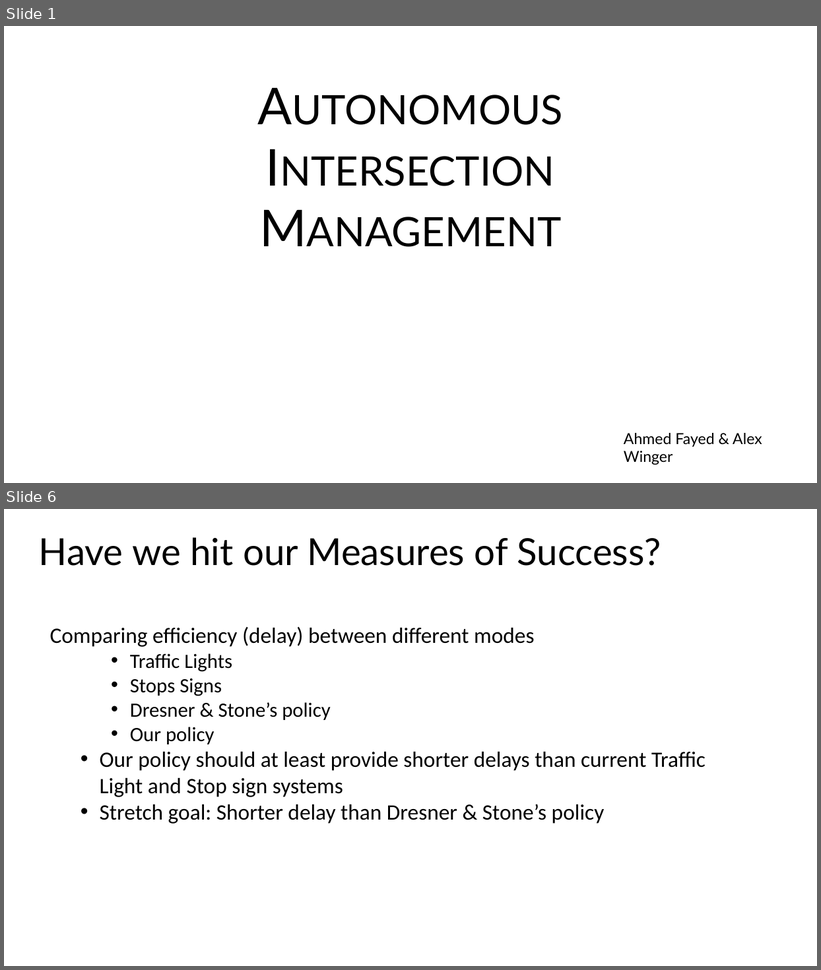
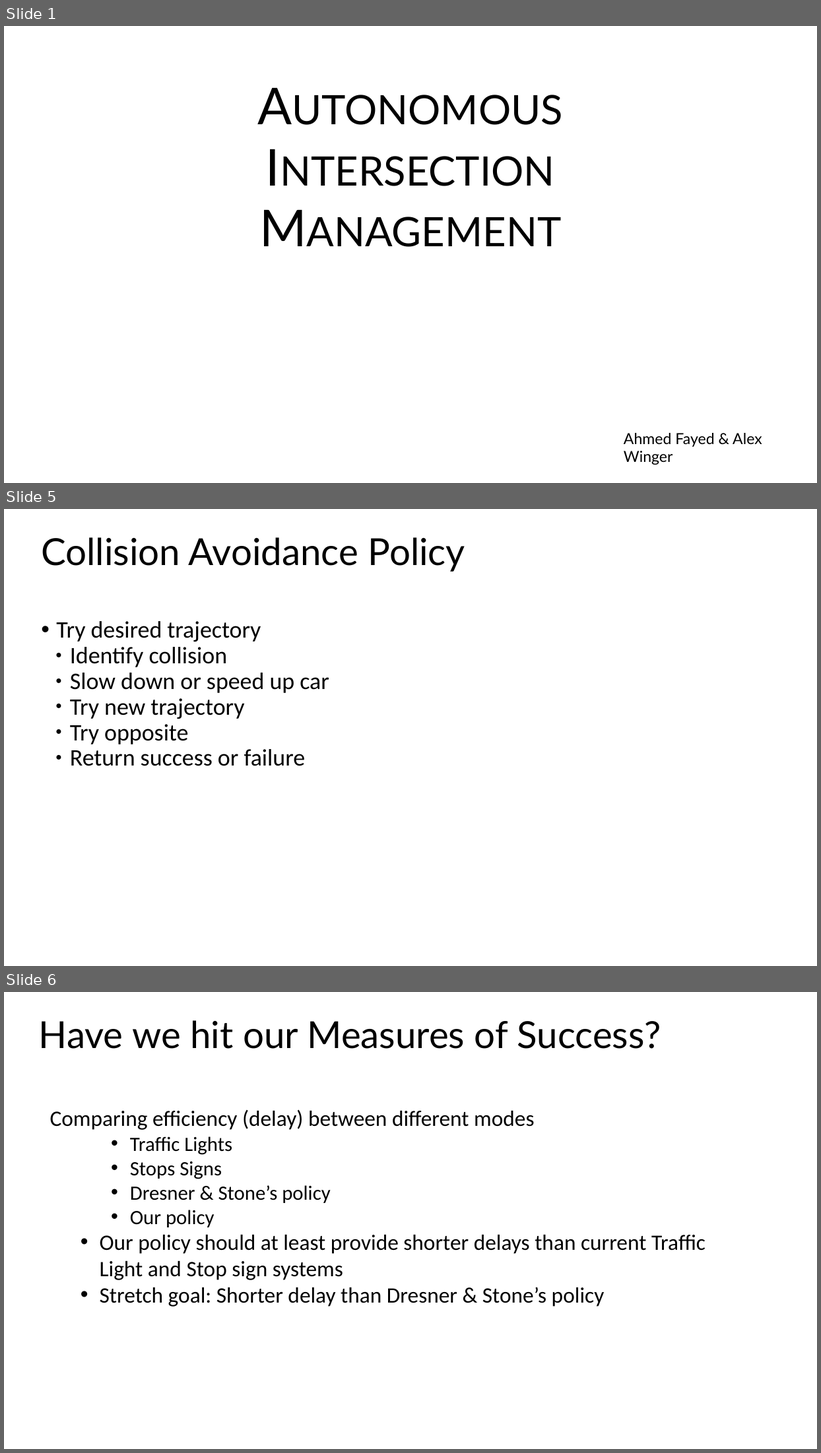
Before and after one commit to adfayed/aim_ros, a slide deck: Final Project Presentation.odp. Shown one above the other, each under a label of ours: slides 1 and 6 before the commit, slides 1, 5 and 6 after it; the slides between them are not shown. The pictures are 821x970 and 821x1453 pixels, drawn with LibreOffice and Linux fonts; fonts in the diff are those of the drawing. Boxes give left, top, right and bottom in pixels: in the first picture for what was removed or moved away, otherwise in the second. Text is boxed around its words. In the diff, an @@ line names an element or a change of style, - is before the commit and + after.

```diff
--- a/Final Project Presentation.odp
+++ b/Final Project Presentation.odp
@@ slide 5 added at (x1=4, y1=509, x2=817, y2=966), background #FFFFFF @@
@@ text added at (x1=41, y1=537, x2=465, y2=572), 44 pt, text #000000 @@
+Collision Avoidance Policy
@@ text added at (x1=56, y1=621, x2=329, y2=766), 28 pt, text #000000 @@
+• Try desired trajectory
+  ● Identify collision
+  ● Slow down or speed up car
+  ● Try new trajectory
+  ● Try opposite
+  ● Return success or failure
```
Also in this commit, not shown: 3 slides changed, 1 other slide added, 1 slide removed.
